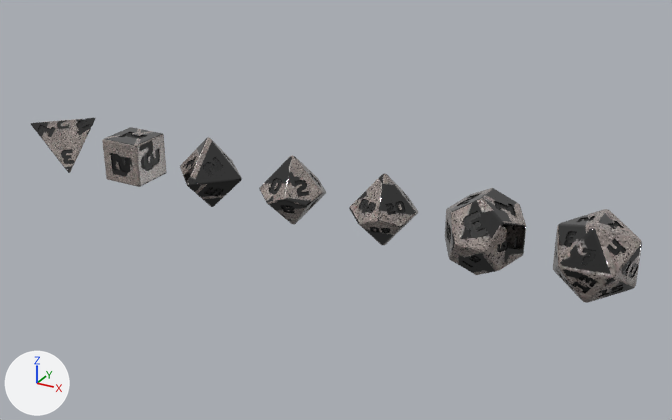
Two versions of the glTF model public/dice/granite.glb, one commit apart.
One viewpoint serves both versions: a 50 mm camera at (23.95, -36.06, 11.28) aimed at (10.94, -12.42, -0.54). Arrows for +X, +Y and +Z are at lower left; the lights stay in place. The first picture is the older version. Vertices at exactly the same position are counted once.

In view in the first picture: 'd10', 'd100', 'd12', 'd20', 'd4', 'd6', 'd8'.
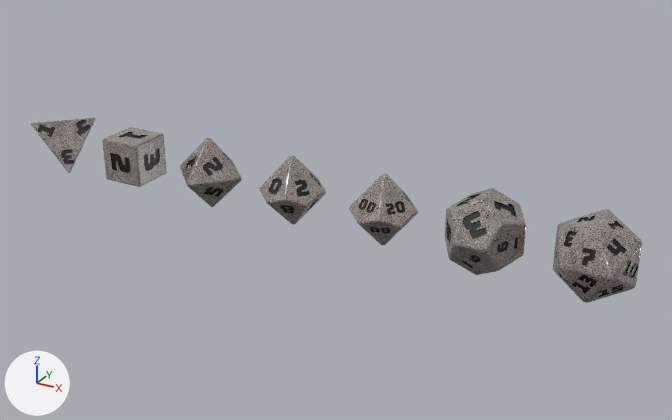
Where the change shows, as pixel boxes (x1, y1, x2, y2) in the pictures (672 x 420 px):
part 1 of me_granite_d4_001, reshaped: (31, 118, 96, 173) in both
part 2 of me_granite_d4_001, surface changed: (31, 119, 94, 172) in both
part 3 of me_granite_d6_001, reshaped: before (102, 133, 167, 187); after (102, 127, 167, 187)
part 4 of me_granite_d6_001, surface changed (lighter): (103, 127, 165, 186) in both
part 5 of me_granite_d8_001, reshaped: before (187, 138, 242, 187); after (180, 137, 242, 207)
part 6 of me_granite_d8_001, surface changed (black to grey): (180, 139, 240, 207) in both
part 7 of me_granite_d10_001, reshaped: (259, 155, 326, 225) in both
part 8 of me_granite_d10_001, surface changed (black to grey): (260, 157, 323, 223) in both
part 9 of me_granite_d12_001, reshaped: before (446, 199, 526, 275); after (445, 188, 526, 275)
part 10 of me_granite_d12_001, surface changed (black to grey): (445, 189, 526, 274) in both
part 11 of me_granite_d20_001, reshaped: (553, 209, 642, 303) in both
part 12 of me_granite_d20_001, surface changed (black to grey): (555, 211, 641, 298) in both
part 13 of me_granite_d100_001, reshaped: before (349, 174, 418, 245); after (349, 173, 418, 245)
part 14 of me_granite_d100_001, surface changed (black to grey): (350, 176, 418, 245) in both

Diff of the bpy script that builds the scene:
```diff
--- a/public/dice/granite.glb.py
+++ b/public/dice/granite.glb.py
@@ me_granite_d4_001 @@
-me_granite_d4_001.from_pydata(...)  # 1110 vertices, 2216 faces; spans x -0.81..0.81, y -0.81..0.81, z -0.81..0.81
+me_granite_d4_001.from_pydata(...)  # 1270 vertices, 2536 faces; spans x -0.81..0.81, y -0.81..0.81, z -0.81..0.81
+# me_granite_d4_001 part 1: 30 vertices moved within x -0.8..0.8, y -0.8..0.8, z -0.8..0.8; 29 vertices removed from x -0.79..0.81, y -0.8..0.81, z -0.8..0.81; 189 vertices added at x -0.81..0.81, y -0.81..0.81, z -0.81..0.81
+# me_granite_d4_001 part 2: 1890 kept faces spanning x -0.81..0.81, y -0.81..0.81, z -0.81..0.81 get new texture (UV) coordinates
 me_granite_d4_001.materials.append(mat_granite_d4_body)
@@ me_granite_d6_001 @@
-me_granite_d6_001.from_pydata(...)  # 729 vertices, 1454 faces; spans x -0.75..0.75, y -0.75..0.75, z -0.75..0.75
+me_granite_d6_001.from_pydata(...)  # 1001 vertices, 1998 faces; spans x -0.75..0.75, y -0.75..0.75, z -0.75..0.75
+# me_granite_d6_001 part 3: 96 vertices removed from x -0.74..0.74, y -0.74..0.74, z -0.74..0.74; 368 vertices added at x -0.75..0.75, y -0.75..0.75, z -0.75..0.75
+# me_granite_d6_001 part 4: 1038 kept faces spanning x -0.75..0.75, y -0.75..0.75, z -0.75..0.75 get new texture (UV) coordinates
 me_granite_d6_001.materials.append(mat_granite_d6_body)
@@ me_granite_d8_001 @@
-me_granite_d8_001.from_pydata(...)  # 960 vertices, 1916 faces; spans x -1.23..1.23, y -1.23..1.23, z -1.23..1.23
+me_granite_d8_001.from_pydata(...)  # 1230 vertices, 2456 faces; spans x -1.24..1.24, y -1.24..1.24, z -1.24..1.24
+# me_granite_d8_001 part 5: 48 vertices removed from x -1.22..1.22, y -1.22..1.22, z -1.22..1.22; 318 vertices added at x -1.24..1.24, y -1.24..1.24, z -1.24..1.24
+# me_granite_d8_001 part 6: 1544 kept faces spanning x -1.21..1.21, y -1.21..1.21, z -1.21..1.21 get new texture (UV) coordinates
 me_granite_d8_001.materials.append(mat_granite_d8_body)
@@ me_granite_d10_001 @@
-me_granite_d10_001.from_pydata(...)  # 1341 vertices, 2678 faces; spans x -1.06..1.06, y -1.01..1.01, z -1.17..1.17
+me_granite_d10_001.from_pydata(...)  # 1793 vertices, 3582 faces; spans x -1.06..1.06, y -1.01..1.01, z -1.18..1.18
+# me_granite_d10_001 part 7: 51 vertices moved within x -1.06..0.87, y -1.01..1.01, z -1.17..1.16; 115 vertices removed from x -1.05..1.05, y -1.0..1.0, z -1.17..1.17; 567 vertices added at x -1.06..1.06, y -1.01..1.01, z -1.18..1.18
+# me_granite_d10_001 part 8: 2018 kept faces spanning x -1.05..1.05, y -1.0..1.0, z -1.17..1.15 get new texture (UV) coordinates
 me_granite_d10_001.materials.append(mat_granite_d10_body)
@@ me_granite_d12_001 @@
-me_granite_d12_001.from_pydata(...)  # 1813 vertices, 3622 faces; spans x -1.2..1.2, y -1.2..1.2, z -1.2..1.2
+me_granite_d12_001.from_pydata(...)  # 2501 vertices, 4998 faces; spans x -1.2..1.2, y -1.2..1.2, z -1.2..1.2
+# me_granite_d12_001 part 9: 84 vertices removed from x -1.18..1.18, y -1.18..1.18, z -1.18..1.18; 772 vertices added at x -1.2..1.2, y -1.2..1.2, z -1.2..1.2
+# me_granite_d12_001 part 10: 2587 kept faces spanning x -1.2..1.2, y -1.2..1.2, z -1.2..1.2 get new texture (UV) coordinates
 me_granite_d12_001.materials.append(mat_granite_d12_body)
@@ me_granite_d20_001 @@
-me_granite_d20_001.from_pydata(...)  # 3107 vertices, 6210 faces; spans x -1.14..1.14, y -1.14..1.14, z -1.14..1.14
+me_granite_d20_001.from_pydata(...)  # 3807 vertices, 7610 faces; spans x -1.14..1.14, y -1.14..1.14, z -1.14..1.14
+# me_granite_d20_001 part 11: 120 vertices moved within x -1.13..1.13, y -1.13..1.13, z -1.13..1.13; 231 vertices removed from x -1.14..1.14, y -1.14..1.14, z -1.14..1.14; 931 vertices added at x -1.14..1.14, y -1.14..1.14, z -1.14..1.14
+# me_granite_d20_001 part 12: 5066 kept faces spanning x -1.13..1.13, y -1.13..1.13, z -1.13..1.13 get new texture (UV) coordinates
 me_granite_d20_001.materials.append(mat_granite_d20_body)
@@ me_granite_d100_001 @@
-me_granite_d100_001.from_pydata(...)  # 2355 vertices, 4706 faces; spans x -1.06..1.06, y -1.01..1.01, z -1.17..1.17
+me_granite_d100_001.from_pydata(...)  # 2807 vertices, 5610 faces; spans x -1.06..1.06, y -1.01..1.01, z -1.18..1.18
+# me_granite_d100_001 part 13: 51 vertices moved within x -1.06..0.87, y -1.01..1.01, z -1.17..1.16; 115 vertices removed from x -1.05..1.05, y -1.0..1.0, z -1.17..1.17; 567 vertices added at x -1.06..1.06, y -1.01..1.01, z -1.18..1.18
+# me_granite_d100_001 part 14: 4052 kept faces spanning x -1.05..1.05, y -1.0..1.0, z -1.17..1.15 get new texture (UV) coordinates
 me_granite_d100_001.materials.append(mat_granite_d100_body)
```
